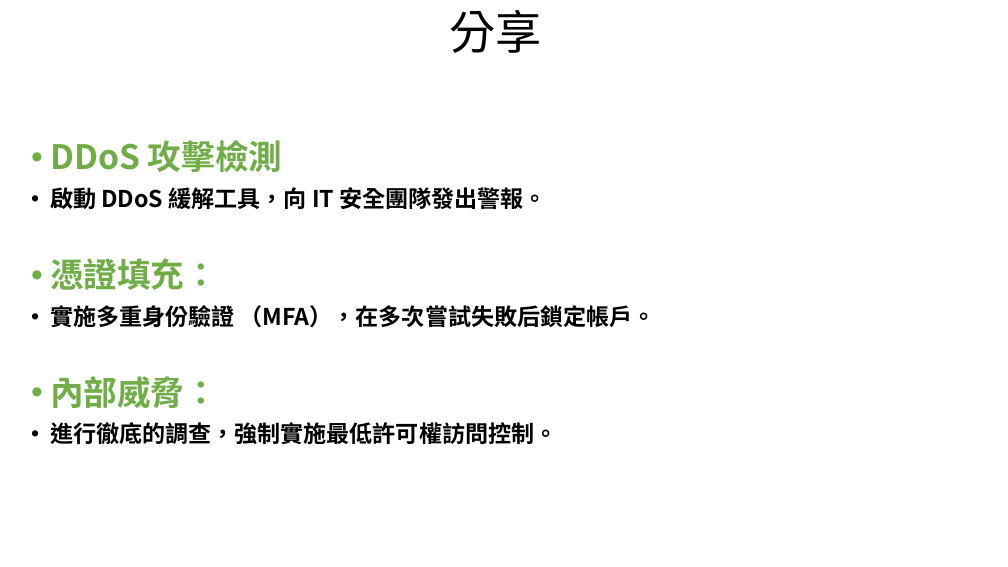
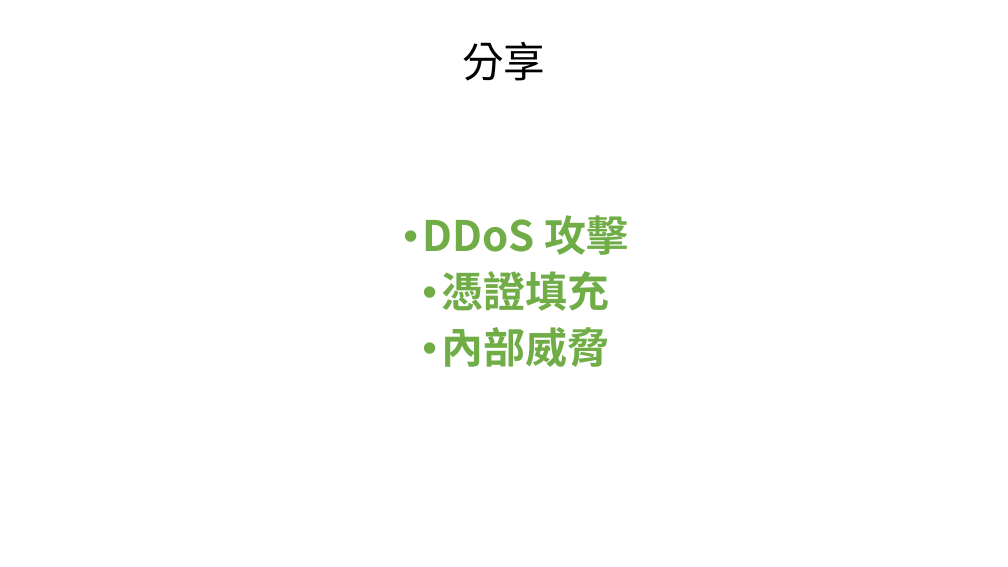
Before and after one commit to y4611676/Unanimous-Project, a slide deck: slide 15 of Enhance_network_security_by_analyzing_Inribo_synthetic_network_data_sets/通過分析Incribo合成網路數據集增強網路安全.pptx (slide 13 before the commit). Drawn at 1008x567 pixels with LibreOffice and Linux fonts; fonts in the diff are those of the drawing. Boxes give left, top, right and bottom in pixels: in the first picture for what was removed or moved away, otherwise in the second. Text is boxed around its words. In the diff, an @@ line names an element or a change of style, - is before the commit and + after.

```diff
--- a/Enhance_network_security_by_analyzing_Inribo_synthetic_network_data_sets/通過分析Incribo合成網路數據集增強網路安全.pptx
+++ b/Enhance_network_security_by_analyzing_Inribo_synthetic_network_data_sets/通過分析Incribo合成網路數據集增強網路安全.pptx
@@ title "分享": place and size @@
-title "分享" at [449, 10, 541, 53]
+title "分享" at [462, 42, 545, 81]
@@ title "分享" at [462, 42, 545, 81]: size 44 to 39.6 pt; alignment left to centre @@
@@ text at [422, 215, 628, 367]: text changed; size 22 to 40 pt; text colour #000000 to #70AD47 @@
-• DDoS 攻擊檢測
-• 啟動 DDoS 緩解工具，向 IT 安全團隊發出警報。
-• 憑證填充：
-• 實施多重身份驗證 （MFA），在多次嘗試失敗后鎖定帳戶。
-• 內部威脅：
-• 進行徹底的調查，強制實施最低許可權訪問控制。
+• DDoS 攻擊
+• 憑證填充
+• 內部威脅
```
Also in this commit, not shown: 6 other slides changed, 4 slides added, 1 slide removed, 2 other files.
